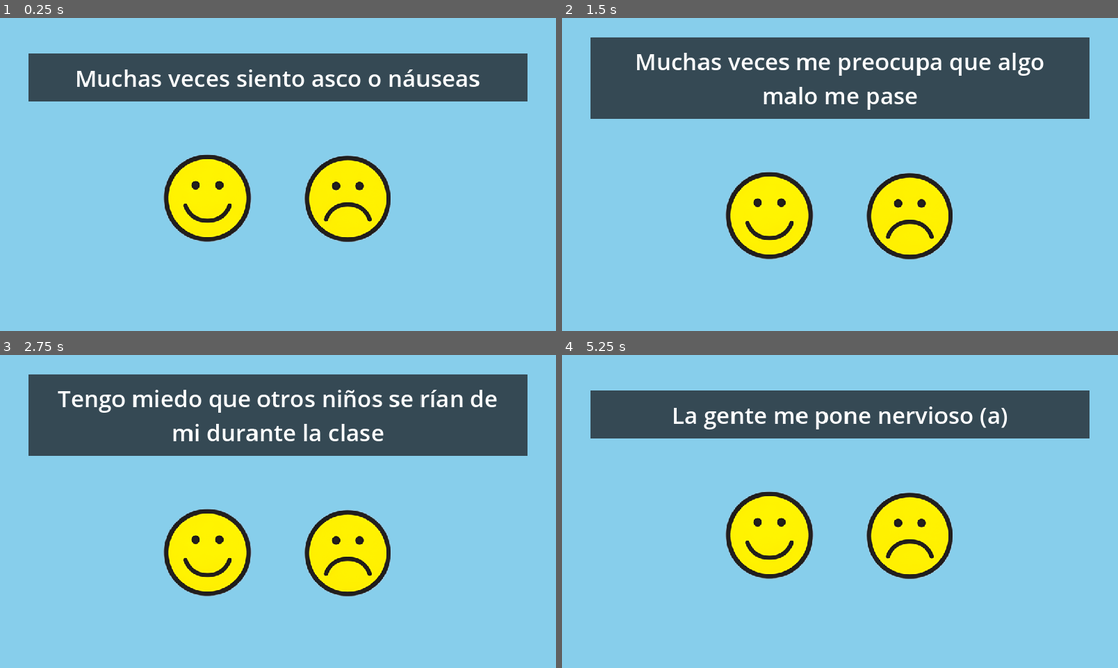
Above: before the commit, frames 1-4 (two rows, left to right).
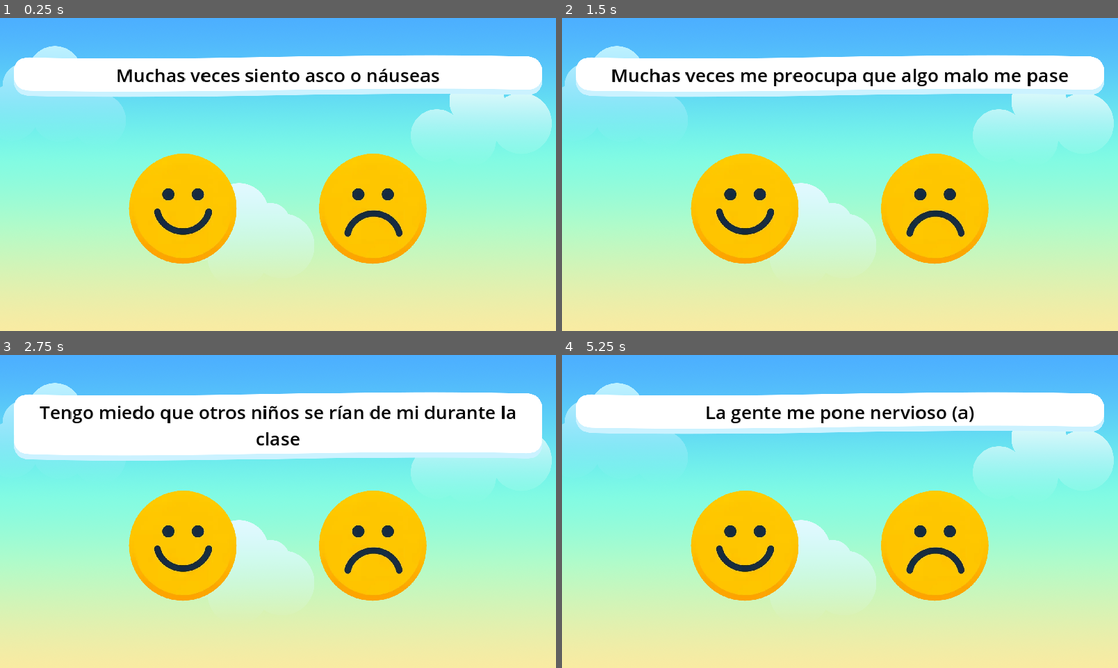
Above: after the commit, the same moments.

Repository: TIC-LPQS-2023B-2024A/hedan-game
Game: Godot game, scene res://src/game.tscn
Same seed, same stepped clock (60 frames per second), same inputs: the game is played once before the commit and once after it.
Inputs (mouse positions are in pixels of both pictures, inside the frame that each line leads up to; where the layout moved, square brackets give the same spot in the first picture):
- Up to frame 1 (0.25 s): no input
- Up to frame 2 (1.5 s): click (745, 208) [767, 199] at 0.5 s; click (934, 208) [912, 199] at 1.25 s
- Up to frame 3 (2.75 s): tap Enter at 2 s
- Up to frame 4 (5.25 s): tap Space at 2.75, 4.25 s; tap Enter at 3.5, 5 s

The runs differ from the first frame. In frame 1, 99% of the frame differs, in the area x 0-100%, y 0-100%; in frame 2, 99%; in frame 3, 98%; in frame 4, 99%.

Commit message:
assets: cambio de assets

Diff:
--- a/project.godot
+++ b/project.godot
@@ -17,7 +17,14 @@
 
 [display]
 
+window/size/viewport_width=1920
+window/size/viewport_height=1080
+window/size/window_width_override=1152
+window/size/window_height_override=648
 window/stretch/mode="canvas_items"
+mouse_cursor/custom_image="res://assets/cursors/Cursor.png"
+mouse_cursor/custom_image_hotspot=Vector2(16, 10)
+mouse_cursor/tooltip_position_offset=Vector2(0, 0)
 
 [rendering]
 
--- a/src/game.gd
+++ b/src/game.gd
@@ -4,7 +4,7 @@
 
 func _ready():
 	if questionnaire_scene != null:
-		var questionnaire_scene_instance = questionnaire_scene.instantiate()
+		var questionnaire_scene_instance = questionnaire_scene.instantiate() as Questionnaire
 		questionnaire_scene_instance.questions_answered.connect(_on_questionnaire_questions_answered)
 		add_child(questionnaire_scene_instance)
 
--- a/src/questionnaire/questionnaire.gd
+++ b/src/questionnaire/questionnaire.gd
@@ -4,12 +4,12 @@
 
 var _questions: Array[String] = []
 var _current_question = 0
-@onready var question_label: Label = $ColorRect/MarginContainer/VBoxContainer/QuestionContainer/MarginContainer/QuestionLabel
+@onready var _question_label: Label = $QuestionContainer/QuestionLabelContainer/QuestionLabel
 signal questions_answered
 
 func _ready():
-	_questions = _parse_csv_to_questions("res://assets/questionnaire/resources/cmasr-2_preguntas.txt")
-	question_label.text = _questions[0]
+	_questions = _parse_csv_to_questions("res://assets/resources/cmasr-2_preguntas.txt")
+	_question_label.text = _questions[0]
 
 func _parse_csv_to_questions(file_path: String) -> Array[String]:
 	var file = FileAccess.open(file_path, FileAccess.READ)
@@ -27,7 +27,7 @@
 	if _current_question >= _questions.size():
 		questions_answered.emit()
 		return
-	question_label.text = _questions[_current_question]
+	_question_label.text = _questions[_current_question]
 
 func _on_yes_option_pressed():
 	_change_to_next_question()
--- a/src/questionnaire/questionnaire.tscn
+++ b/src/questionnaire/questionnaire.tscn
@@ -1,8 +1,10 @@
-[gd_scene load_steps=4 format=3 uid="uid://cre4qj00j1y0e"]
+[gd_scene load_steps=6 format=3 uid="uid://cre4qj00j1y0e"]
 
 [ext_resource type="Script" path="res://src/questionnaire/questionnaire.gd" id="1_lyaks"]
-[ext_resource type="Texture2D" uid="uid://c7q84pacyc810" path="res://assets/questionnaire/sprites/happy.png" id="2_twjyo"]
-[ext_resource type="Texture2D" uid="uid://dsbjuqnd06no1" path="res://assets/questionnaire/sprites/sad.png" id="3_v21m8"]
+[ext_resource type="Texture2D" uid="uid://dutc1fqy82h1u" path="res://assets/backgrounds/game_bg.png" id="2_ls5j7"]
+[ext_resource type="Texture2D" uid="uid://bm4sb8hw03kwr" path="res://assets/gui/question.png" id="3_a747l"]
+[ext_resource type="Texture2D" uid="uid://oc03k0sefvvj" path="res://assets/sprites/happy.webp" id="4_b2e8s"]
+[ext_resource type="Texture2D" uid="uid://ct238vgve4uuq" path="res://assets/sprites/sad.webp" id="5_xk01d"]
 
 [node name="Questionnaire" type="Control"]
 layout_mode = 3
@@ -13,72 +15,86 @@
 grow_vertical = 2
 script = ExtResource("1_lyaks")
 
-[node name="ColorRect" type="ColorRect" parent="."]
-layout_mode = 2
-offset_left = -1.0
-offset_right = 1153.0
-offset_bottom = 648.0
-grow_horizontal = 2
-grow_vertical = 2
-color = Color(0.529412, 0.807843, 0.921569, 1)
-
-[node name="MarginContainer" type="MarginContainer" parent="ColorRect"]
+[node name="TextureRect" type="TextureRect" parent="."]
 layout_mode = 1
 anchors_preset = 15
 anchor_right = 1.0
 anchor_bottom = 1.0
 grow_horizontal = 2
 grow_vertical = 2
-theme_override_constants/margin_left = 60
-theme_override_constants/margin_top = 60
-theme_override_constants/margin_right = 60
-theme_override_constants/margin_bottom = 60
+texture = ExtResource("2_ls5j7")
+expand_mode = 3
 
-[node name="VBoxContainer" type="VBoxContainer" parent="ColorRect/MarginContainer"]
-layout_mode = 2
-size_flags_vertical = 4
-theme_override_constants/separation = 0
+[node name="QuestionContainer" type="MarginContainer" parent="."]
+layout_mode = 1
+anchors_preset = 10
+anchor_right = 1.0
+offset_bottom = 120.0
+grow_horizontal = 2
+theme_override_constants/margin_left = 48
+theme_override_constants/margin_top = 128
+theme_override_constants/margin_right = 48
 
-[node name="QuestionContainer" type="PanelContainer" parent="ColorRect/MarginContainer/VBoxContainer"]
-layout_mode = 2
-
-[node name="ColorRect" type="ColorRect" parent="ColorRect/MarginContainer/VBoxContainer/QuestionContainer"]
+[node name="NinePatchRect" type="NinePatchRect" parent="QuestionContainer"]
 layout_mode = 2
 size_flags_stretch_ratio = 0.0
-color = Color(0.207843, 0.286275, 0.329412, 1)
+texture = ExtResource("3_a747l")
+patch_margin_left = 24
+patch_margin_top = 60
+patch_margin_right = 24
+patch_margin_bottom = 60
 
-[node name="MarginContainer" type="MarginContainer" parent="ColorRect/MarginContainer/VBoxContainer/QuestionContainer"]
+[node name="QuestionLabelContainer" type="MarginContainer" parent="QuestionContainer"]
 layout_mode = 2
-theme_override_constants/margin_top = 16
-theme_override_constants/margin_bottom = 16
+theme_override_constants/margin_left = 24
+theme_override_constants/margin_top = 24
+theme_override_constants/margin_right = 24
+theme_override_constants/margin_bottom = 32
 
-[node name="QuestionLabel" type="Label" parent="ColorRect/MarginContainer/VBoxContainer/QuestionContainer/MarginContainer"]
-custom_minimum_size = Vector2(950, 0)
+[node name="QuestionLabel" type="Label" parent="QuestionContainer/QuestionLabelContainer"]
+custom_minimum_size = Vector2(1600, 0)
 layout_mode = 2
-size_flags_horizontal = 4
-theme_override_font_sizes/font_size = 48
+size_flags_vertical = 1
+theme_override_colors/font_color = Color(0, 0, 0, 1)
+theme_override_colors/font_shadow_color = Color(0.192157, 0.192157, 0.192157, 0.0941176)
+theme_override_constants/shadow_offset_x = 2
+theme_override_constants/shadow_offset_y = 2
+theme_override_font_sizes/font_size = 64
+text = "
+"
 horizontal_alignment = 1
 vertical_alignment = 1
 autowrap_mode = 3
 
-[node name="AnswerOptions" type="HBoxContainer" parent="ColorRect/MarginContainer/VBoxContainer"]
+[node name="AnswerOptions" type="HBoxContainer" parent="."]
 custom_minimum_size = Vector2(0, 400)
+layout_mode = 1
+anchors_preset = 8
+anchor_left = 0.5
+anchor_top = 0.5
+anchor_right = 0.5
+anchor_bottom = 0.5
+offset_left = -528.0
+offset_top = -81.0
+offset_right = 528.0
+offset_bottom = 319.0
+grow_horizontal = 2
+grow_vertical = 2
+size_flags_horizontal = 4
+size_flags_vertical = 4
+theme_override_constants/separation = 256
+
+[node name="YesOption" type="TextureButton" parent="AnswerOptions"]
 layout_mode = 2
 size_flags_horizontal = 4
 size_flags_vertical = 4
-theme_override_constants/separation = 100
+texture_normal = ExtResource("4_b2e8s")
 
-[node name="YesOption" type="TextureButton" parent="ColorRect/MarginContainer/VBoxContainer/AnswerOptions"]
+[node name="NoOption" type="TextureButton" parent="AnswerOptions"]
 layout_mode = 2
 size_flags_horizontal = 4
 size_flags_vertical = 4
-texture_normal = ExtResource("2_twjyo")
+texture_normal = ExtResource("5_xk01d")
 
-[node name="NoOption" type="TextureButton" parent="ColorRect/MarginContainer/VBoxContainer/AnswerOptions"]
-layout_mode = 2
-size_flags_horizontal = 4
-size_flags_vertical = 4
-texture_normal = ExtResource("3_v21m8")
-
-[connection signal="pressed" from="ColorRect/MarginContainer/VBoxContainer/AnswerOptions/YesOption" to="." method="_on_yes_option_pressed"]
-[connection signal="pressed" from="ColorRect/MarginContainer/VBoxContainer/AnswerOptions/NoOption" to="." method="_on_no_option_pressed"]
+[connection signal="pressed" from="AnswerOptions/YesOption" to="." method="_on_yes_option_pressed"]
+[connection signal="pressed" from="AnswerOptions/NoOption" to="." method="_on_no_option_pressed"]
Binary file added: assets/backgrounds/game_bg.png
Not shown, added: assets/backgrounds/game_bg.png.import
Binary file added: assets/cursors/Cursor.png
Not shown, added: assets/cursors/Cursor.png.import
Binary file added: assets/cursors/hand.png
Not shown, changed: assets/cursors/hand.png.import
Binary file added: assets/gui/Panel.png
Not shown, added: assets/gui/Panel.png.import
Binary file added: assets/gui/question.png
Not shown, added: assets/gui/question.png.import
Binary file removed: assets/questionnaire/sprites/happy.png
Binary file removed: assets/questionnaire/sprites/sad.png
(and 5 more such lines)
